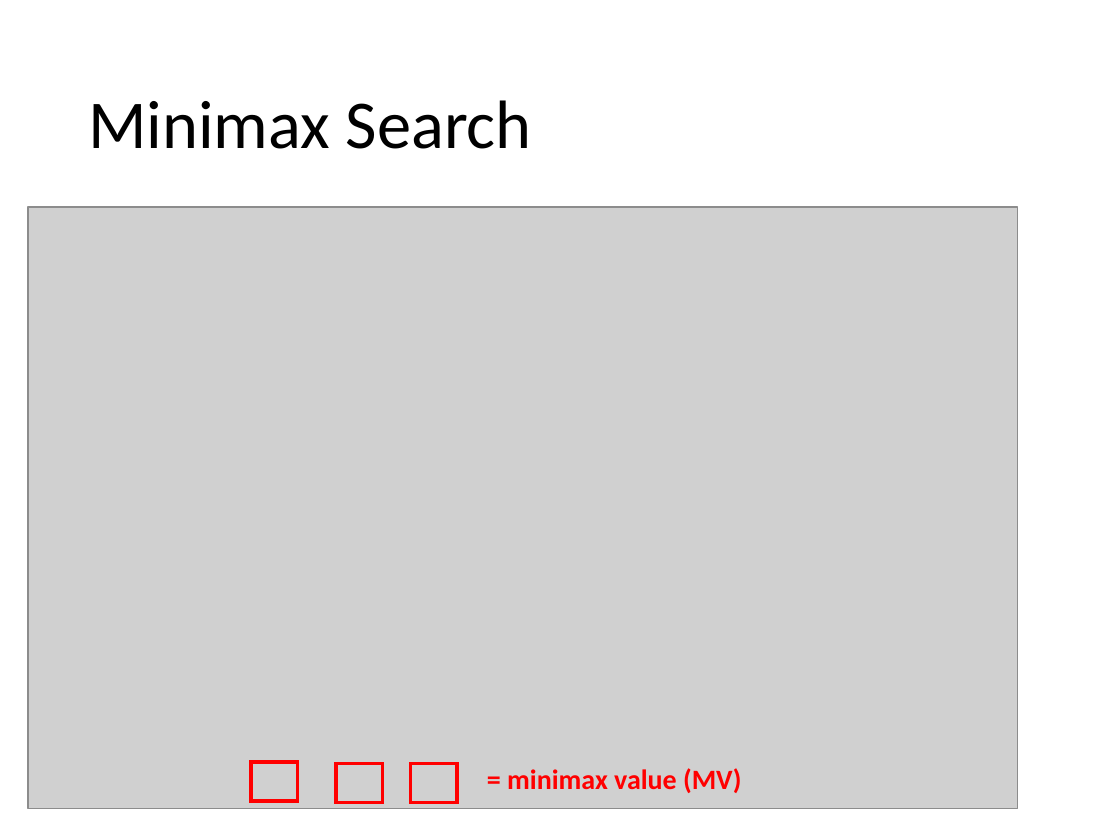
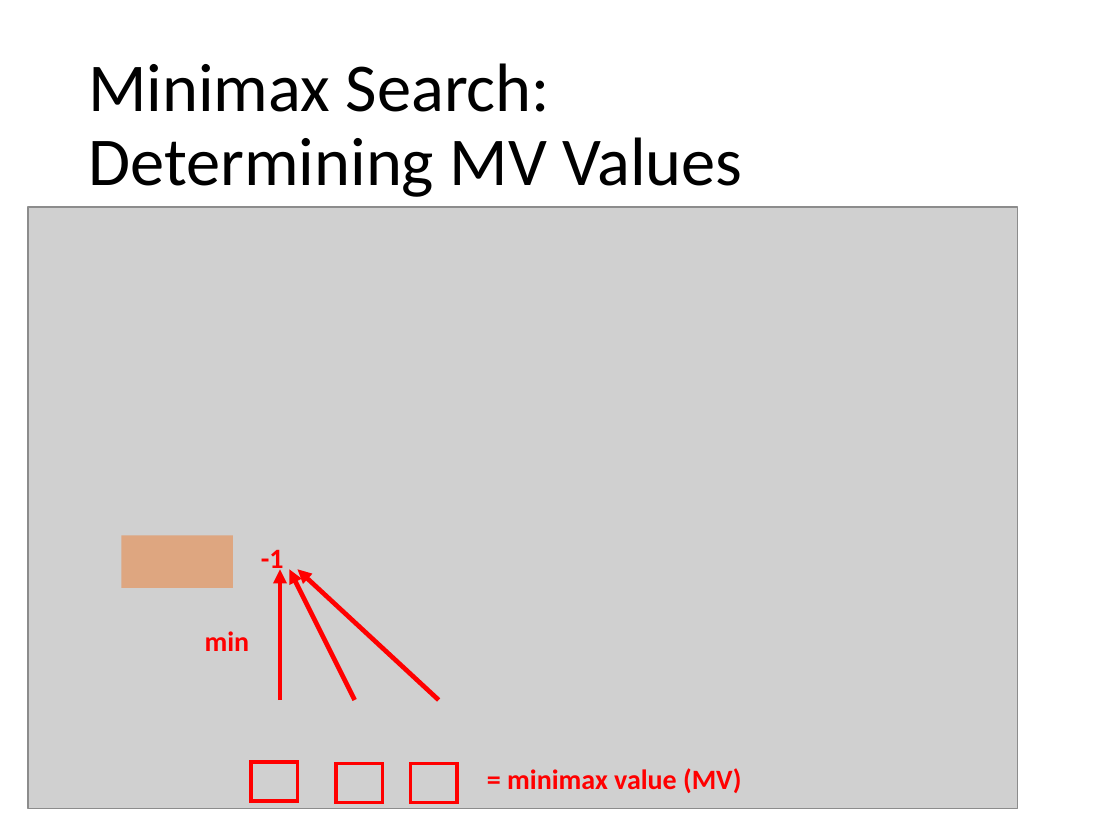
Before and after one commit to mhahsler/CS7320-AI, a slide deck: slide 15 of slides/05_games.pptx. Drawn at 1120x840 pixels with LibreOffice and Linux fonts; fonts in the diff are those of the drawing; grey boxes stand for pictures. Boxes give left, top, right and bottom in pixels: in the first picture for what was removed or moved away, otherwise in the second. Text is boxed around its words. In the diff, an @@ line names an element or a change of style, - is before the commit and + after.

```diff
--- a/slides/05_games.pptx
+++ b/slides/05_games.pptx
@@ title at (x1=88, y1=63, x2=742, y2=197): text changed @@
-Minimax Search
+Minimax Search:
+Determining MV Values
@@ rectangle added at (x1=121, y1=535, x2=233, y2=588), fill #ED7D31 at 50% opacity @@
@@ text added at (x1=261, y1=550, x2=284, y2=575), 18 pt, text #FF0000, bold @@
+-1
@@ arrow added from (280, 700) to (280, 569), #FF0000 3 pt @@
@@ arrow added from (355, 700) to (289, 569), #FF0000 3 pt @@
@@ arrow added from (439, 700) to (298, 569), #FF0000 3 pt @@
@@ text added at (x1=205, y1=631, x2=250, y2=651), 18 pt, text #FF0000, bold @@
+min
```
Also in this commit, not shown: 8 other slides changed, 1 other file.
